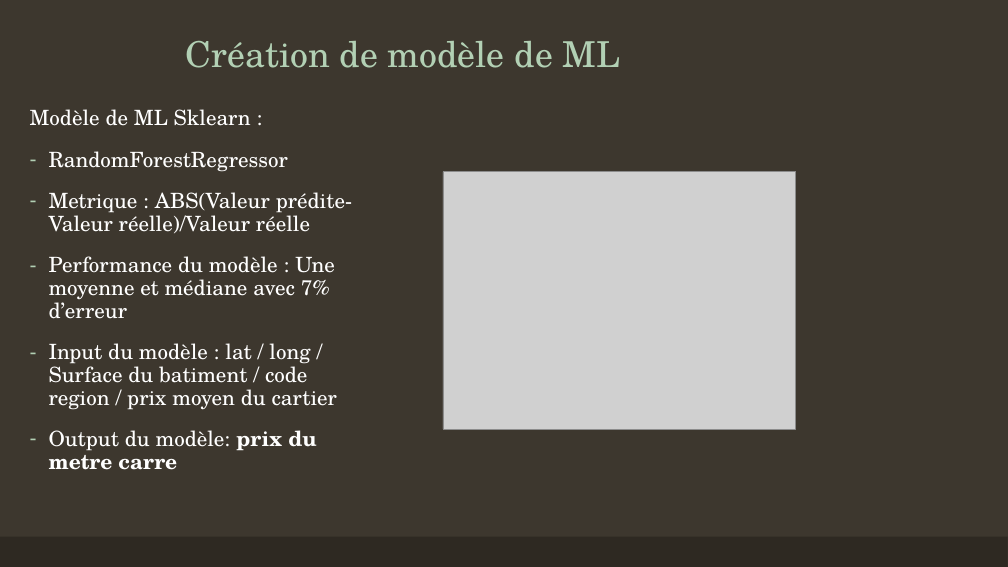
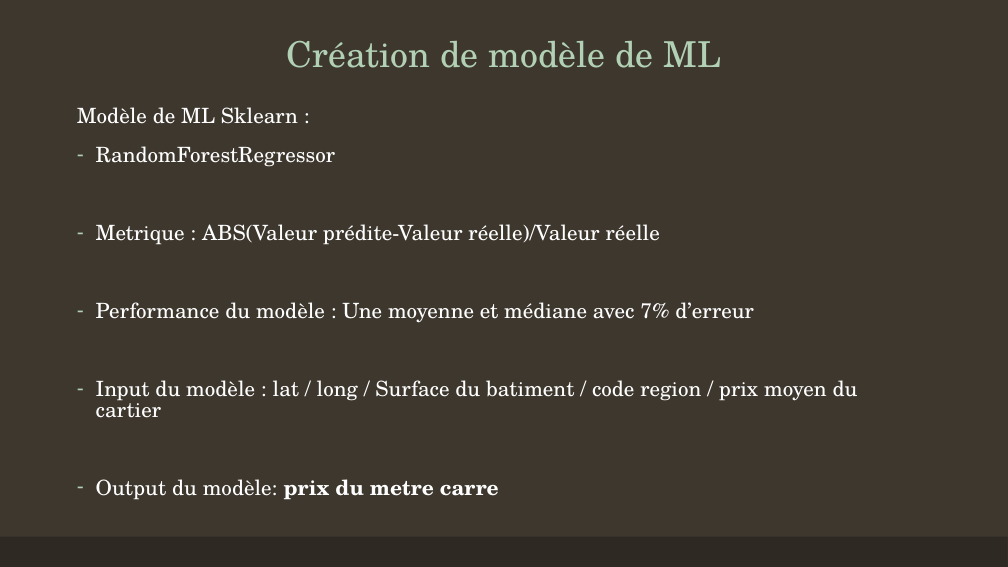
Before and after one commit to natane07/PA-4ESGI, a slide deck: slide 8 of PPT/MyImmo - Seance 3.pptx. Drawn at 1008x567 pixels with LibreOffice and Linux fonts; fonts in the diff are those of the drawing; grey boxes stand for pictures. Boxes give left, top, right and bottom in pixels: in the first picture for what was removed or moved away, otherwise in the second. Text is boxed around its words. In the diff, an @@ line names an element or a change of style, - is before the commit and + after.

```diff
--- a/PPT/MyImmo - Seance 3.pptx
+++ b/PPT/MyImmo - Seance 3.pptx
@@ title "Création de modèle de ML": place and size @@
-title "Création de modèle de ML" at bbox=[186, 41, 620, 68]
+title "Création de modèle de ML" at bbox=[287, 41, 721, 68]
@@ text "Modèle de ML Sklearn :": place and size @@
-text "Modèle de ML Sklearn :" at bbox=[30, 109, 352, 470]
+text "Modèle de ML Sklearn :" at bbox=[77, 107, 858, 500]
@@ text "Modèle de ML Sklearn :" at bbox=[77, 107, 858, 500]: line spacing 0.9 to 0.8 @@
@@ picture removed at bbox=[443, 172, 796, 430] @@
```
Also in this commit, not shown: 2 other slides changed.
